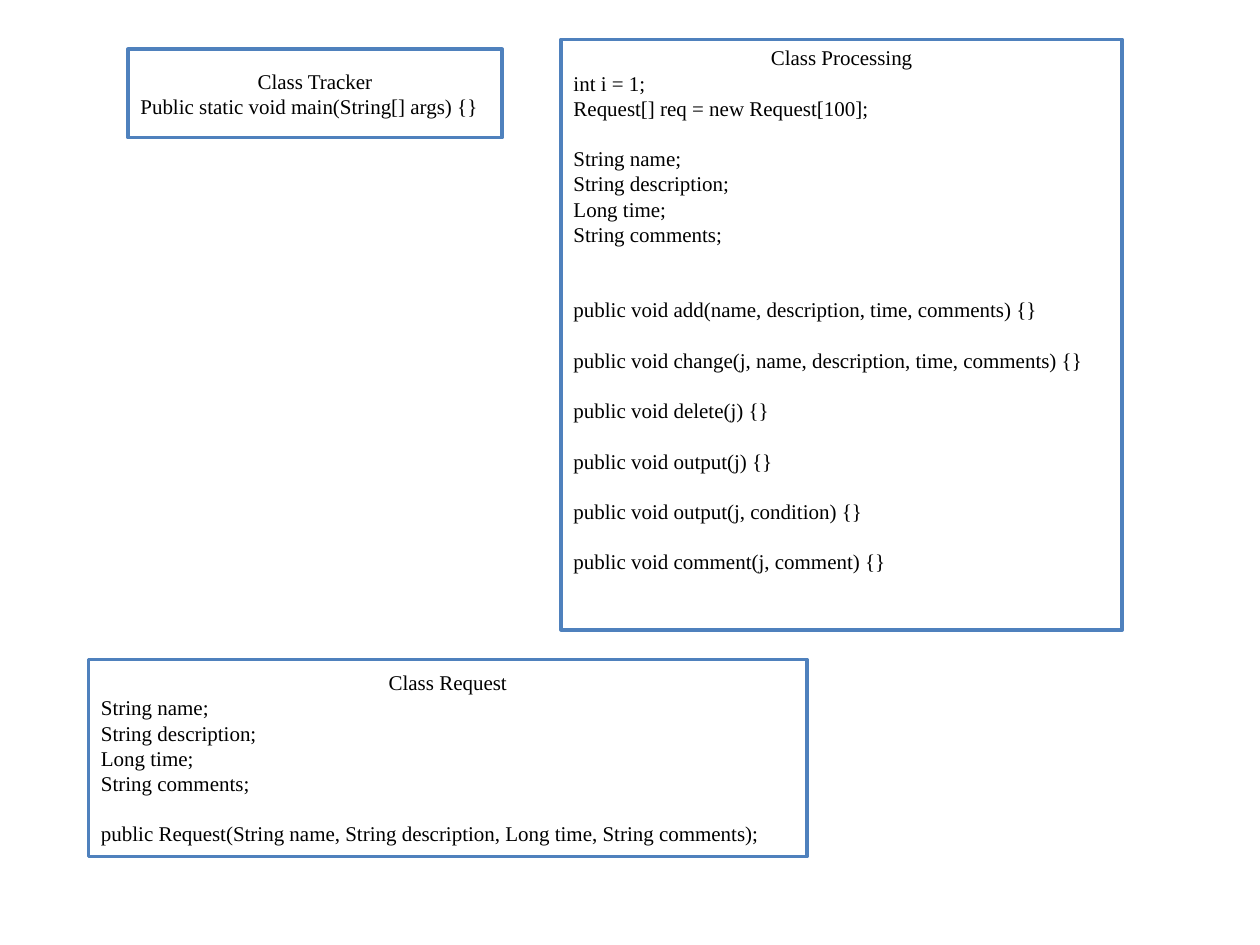
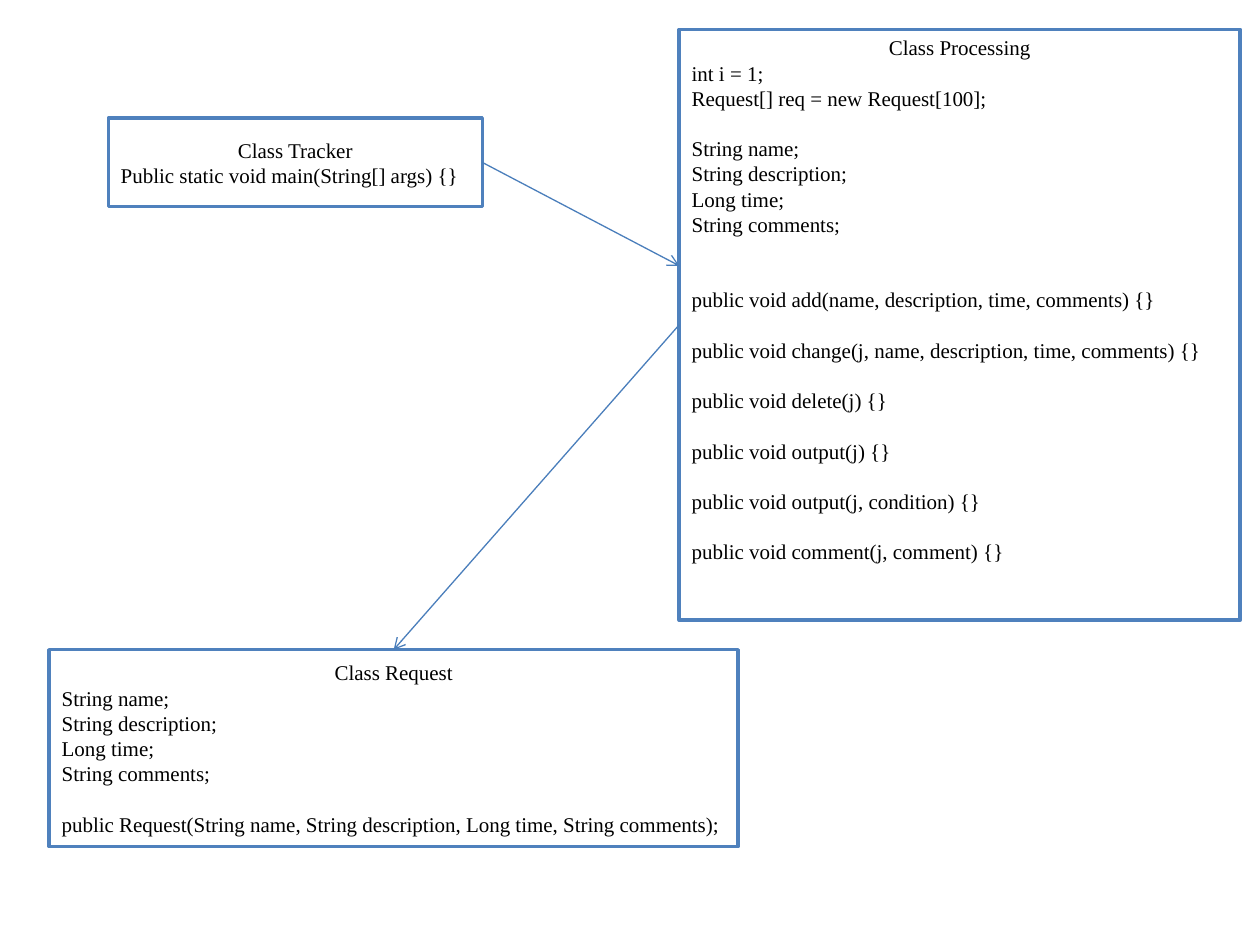
Before and after one commit to Tsibrovskii/javaaz, a slide deck: slide 1 of Ch2OOP/tracker.pptx. Drawn at 1260x945 pixels with LibreOffice and Linux fonts; fonts in the diff are those of the drawing. Boxes give left, top, right and bottom in pixels: in the first picture for what was removed or moved away, otherwise in the second. Text is boxed around its words. In the diff, an @@ line names an element or a change of style, - is before the commit and + after.

Commit message:
powerpoint

```diff
--- a/Ch2OOP/tracker.pptx
+++ b/Ch2OOP/tracker.pptx
@@ rectangle "Class Processing": place and size @@
-rectangle "Class Processing" at [561,39,1121,630]
+rectangle "Class Processing" at [679,29,1240,620]
@@ rectangle "Class Tracker": place and size @@
-rectangle "Class Tracker" at [129,49,503,137]
+rectangle "Class Tracker" at [108,118,483,207]
@@ arrow added from (483, 163) to (679, 266), #4B7EBC 0.75 pt @@
@@ arrow added from (679, 325) to (393, 650), #4B7EBC 0.75 pt @@
@@ rectangle "Class Request": place and size @@
-rectangle "Class Request" at [88,659,806,856]
+rectangle "Class Request" at [49,650,738,847]
```
